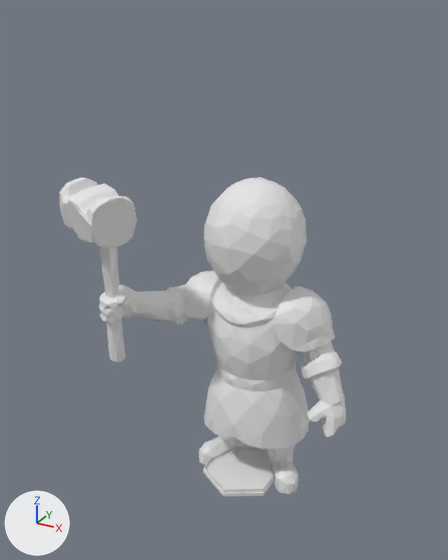
What one commit did to the Blender file Models/Worker.blend.
Both versions are drawn from a 50 mm camera at (57.3, -114.0, 109.7) aimed at (-5.8, 0.7, 52.3). Arrows for +X, +Y and +Z are at lower left; the lights stay in place.

Names of what the first picture shows: 'Cylinder', 'geometry_0'.
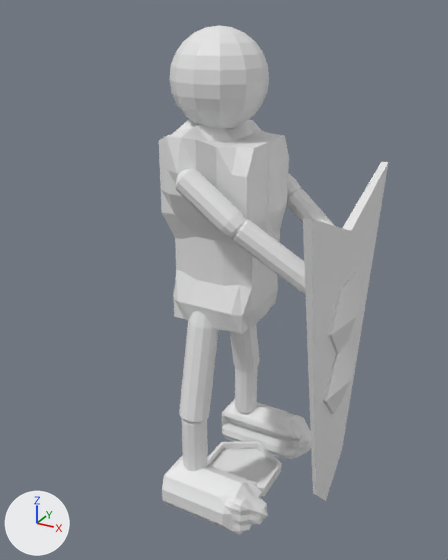
Diff of the bpy script that builds the scene:
```diff
--- a/Models/Worker.blend.py
+++ b/Models/Worker.blend.py
@@ me_cylinder_001 @@
-me_cylinder_001.from_pydata(...)  # 30 vertices, 26 faces; spans x -8.7..8.7, y -10.0..10.0, z -0.5..1.4
+me_cylinder_001.from_pydata(...)  # 72 vertices, 62 faces; spans x -1.0..1.0, y -1.0..1.0, z -1.3..1.3
+# me_cylinder_001 part 1: the whole mesh is rebuilt
@@ ob_cylinder @@
 ob_cylinder = bpy.data.objects.new('Cylinder', me_cylinder_001)
-ob_cylinder.location = (-0.2, 0.0, 0.0)
+ob_cylinder.location = (-6.3, -12.7, 16.7)
+ob_cylinder.scale = (3.0, 3.0, 7.0)
@@ ob_geometry_0 @@
-ob_geometry_0 = bpy.data.objects.new('geometry_0', me_geometry_0)
@@ ob_torus_001 @@
+ob_torus_001 = bpy.data.objects.new('Torus.001', me_torus_001)  # 36 vertices, 36 faces; spans x -10.5..10.5, y -9.1..9.1, z -0.9..0.9
+ob_torus_001.location = (-0.2, 0.0, 1.4)
+ob_torus_001.rotation_euler = (0.0, 0.0, 0.524)  # degrees (0, 0, 30)
+ob_torus_001.scale = (0.976, 0.976, 0.976)
@@ ob_cylinder_008 @@
+ob_cylinder_008 = bpy.data.objects.new('Cylinder.008', me_cylinder_001_1)  # a 6-sided cylinder along z spanning x -8.7..8.7, y -10.0..10.0, z -0.5..0.5
+ob_cylinder_008.location = (0.0, 0.0, 0.0)
@@ ob_cube_003 @@
+ob_cube_003 = bpy.data.objects.new('Cube.003', me_cube_002)  # 42 vertices, 38 faces; spans x -15.3..13.7, y -0.1..2.7, z -28.6..20.8
+ob_cube_003.location = (21.0, 0.0, 44.6)
+ob_cube_003.rotation_euler = (0.000976, 0.000712, 4.712)  # degrees (0.1, 0, 270)
+ob_cube_003.scale = (1.61, 1.61, 1.61)
@@ ob_cylinder_007 @@
+ob_cylinder_007 = bpy.data.objects.new('Cylinder.007', me_cylinder_008)  # 72 vertices, 62 faces; spans x -1.0..1.0, y -1.0..1.0, z -1.3..1.29
+ob_cylinder_007.location = (13.0, 10.8, 65.2)
+ob_cylinder_007.rotation_euler = (3.363, -5.339, 3.142)  # degrees (193, -306, 180)
+ob_cylinder_007.scale = (2.58, -2.58, 8.59)
@@ ob_cylinder_006 @@
+ob_cylinder_006 = bpy.data.objects.new('Cylinder.006', me_cylinder_008.copy())
+ob_cylinder_006.location = (-0.6, 13.3, 75.0)
+ob_cylinder_006.rotation_euler = (0.0, 2.198, 0.0)  # degrees (0, 126, 0)
+ob_cylinder_006.scale = (2.79, -2.79, 6.52)
@@ ob_cylinder_005 @@
+ob_cylinder_005 = bpy.data.objects.new('Cylinder.005', me_cylinder_008.copy())
+ob_cylinder_005.location = (-0.6, -13.8, 75.0)
+ob_cylinder_005.rotation_euler = (0.0, 2.198, 0.0)  # degrees (0, 126, 0)
+ob_cylinder_005.scale = (2.79, 2.79, 6.52)
@@ ob_cylinder_004 @@
+ob_cylinder_004 = bpy.data.objects.new('Cylinder.004', me_cylinder_008.copy())
+ob_cylinder_004.location = (13.0, -11.3, 65.2)
+ob_cylinder_004.rotation_euler = (2.92, -5.339, 3.142)  # degrees (167, -306, 180)
+ob_cylinder_004.scale = (2.58, 2.58, 8.59)
@@ ob_sphere @@
+ob_sphere = bpy.data.objects.new('Sphere', me_sphere)  # a UV sphere (12 segments, 12 rings, poles along z) spanning x -10.0..10.0, y -10.0..10.0, z -10.0..10.0
+ob_sphere.location = (-6.3, -0.3, 96.5)
@@ ob_cube_002 @@
+ob_cube_002 = bpy.data.objects.new('Cube.002', me_cube_004)  # 266 vertices, 264 faces; spans x -1.2..1.11, y -1.38..1.4, z -1.0..1.18
+ob_cube_002.location = (-4.8, -0.2, 65.2)
+ob_cube_002.scale = (10.0, 10.0, 20.0)
@@ ob_cube_001 @@
+ob_cube_001 = bpy.data.objects.new('Cube.001', me_cube_003)  # 338 vertices, 336 faces; spans x -1.26..1.5, y -1.21..0.85, z -1.0..1.32
+ob_cube_001.location = (-1.2, 14.7, 3.3)
+ob_cube_001.scale = (10.0, -5.0, 5.0)
@@ ob_cylinder_003 @@
+ob_cylinder_003 = bpy.data.objects.new('Cylinder.003', me_cylinder_008.copy())
+ob_cylinder_003.location = (-6.3, 14.0, 16.7)
+ob_cylinder_003.scale = (3.0, -3.0, 7.0)
@@ ob_cylinder_002 @@
+ob_cylinder_002 = bpy.data.objects.new('Cylinder.002', me_cylinder_008.copy())
+ob_cylinder_002.location = (-6.3, 11.3, 35.6)
+ob_cylinder_002.rotation_euler = (3.363, -3.142, 3.142)  # degrees (193, -180, 180)
+ob_cylinder_002.scale = (3.49, -3.49, 11.6)
@@ ob_cylinder_001 @@
+ob_cylinder_001 = bpy.data.objects.new('Cylinder.001', me_cylinder_008.copy())
+ob_cylinder_001.location = (-6.3, -10.0, 35.6)
+ob_cylinder_001.rotation_euler = (2.92, -3.142, 3.142)  # degrees (167, -180, 180)
+ob_cylinder_001.scale = (3.49, 3.49, 11.6)
@@ ob_cube @@
+ob_cube = bpy.data.objects.new('Cube', me_cube_003.copy())
+ob_cube.location = (-1.2, -14.1, 3.3)
+ob_cube.scale = (10.0, 5.0, 5.0)
```

Where the change shows, as pixel boxes (x1, y1, x2, y2) in the pictures (448 x 560 px):
'geometry_0', deleted: before (59, 177, 346, 494)
'Cube.002', added: after (159, 119, 289, 334)
'Cube.003', added: after (303, 161, 388, 501)
'Sphere', added: after (169, 25, 269, 129)
'Cube', added: after (162, 455, 268, 534)
'Cylinder', reshaped, moved, rescaled: before (203, 445, 275, 496); after (181, 418, 208, 471)
'Cube.001', added: after (222, 399, 311, 459)
'Cylinder.001', added: after (179, 311, 219, 424)
'Cylinder.005', added: after (176, 168, 246, 238)
'Cylinder.004', added: after (232, 220, 306, 295)
'Cylinder.008', added: after (210, 448, 281, 496)
'Cylinder.002', added: after (229, 324, 260, 371)
'Cylinder.003', added: after (235, 366, 258, 413)
'Cylinder.007', added: after (286, 189, 335, 226)
'Torus.001', added: after (208, 441, 282, 493)
'Cylinder.006', added: after (287, 173, 301, 197)
